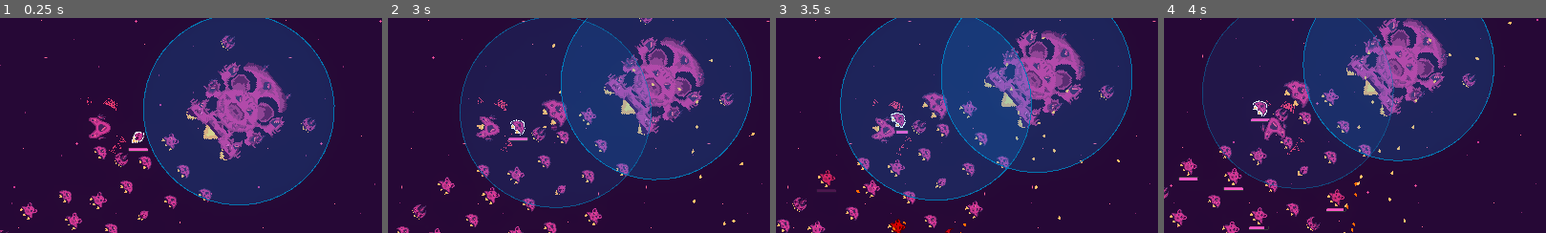
Above: before the commit, frames 1-4 (left to right).
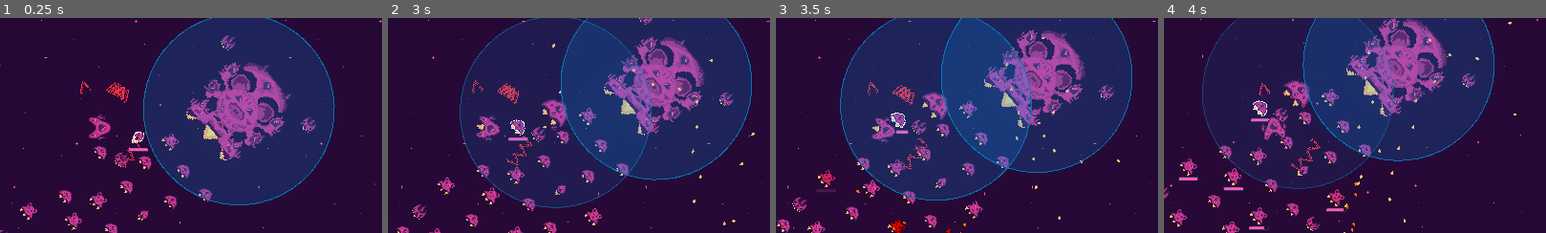
Above: after the commit, the same moments.

Repository: bear-minimum-studio/space-bear
Game: Godot game, scene res://Game.tscn
Same seed, same stepped clock (60 frames per second), same inputs: the game is played once before the commit and once after it.
Inputs:
- Up to frame 1 (0.25 s): no input
- Up to frame 2 (3 s): tap Enter (upgrade) at 0.5 s; hold Right (turn_right) 0.53-1.28 s; hold X (cycle_selection) 0.53-1.28 s; hold Ctrl (brake) 1.28-2.03 s; tap Down (decelerate) at 1.35 s; hold Right (turn_right) 2.03-2.78 s; hold Space (fire) 2.03-2.78 s; hold Up (accelerate) from 2.78 s (still down); tap G (grappling_hook) at 2.85 s
- Up to frame 3 (3.5 s): keep holding Up (accelerate)
- Up to frame 4 (4 s): release Up (accelerate) at 3.53 s; hold Left (turn_left) from 3.53 s (still down); hold F (turret_fire) from 3.53 s (still down)
The pictures show only the part of the screen within x 37-87%, y 24-74%; the shares and areas given below are measured in that part.

The runs differ from the first frame. In frame 1, 0.4% of the frame differs, in the area x 21-37%, y 29-70%; in frame 2, 0.4%; in frame 3, 0.4%, in the area x 24-40%, y 29-71%; in frame 4, 0.3%.

Commit message:
feat: update radar arrows

Diff:
--- a/hud/radar/RadarElement.tscn
+++ b/hud/radar/RadarElement.tscn
@@ -5,7 +5,8 @@
 [node name="RadarElement" type="Node2D"]
 
 [node name="Arrow" type="Sprite2D" parent="."]
-modulate = Color(0.917647, 0.231373, 0.427451, 1)
-position = Vector2(60, 0)
+modulate = Color(0.917647, 0.192157, 0.254902, 1)
+position = Vector2(92, 3.71756e-12)
 rotation = 1.57079
+scale = Vector2(1.5, 1.5)
 texture = ExtResource("1_upq0y")
Binary file changed: hud/radar/arrow.png
